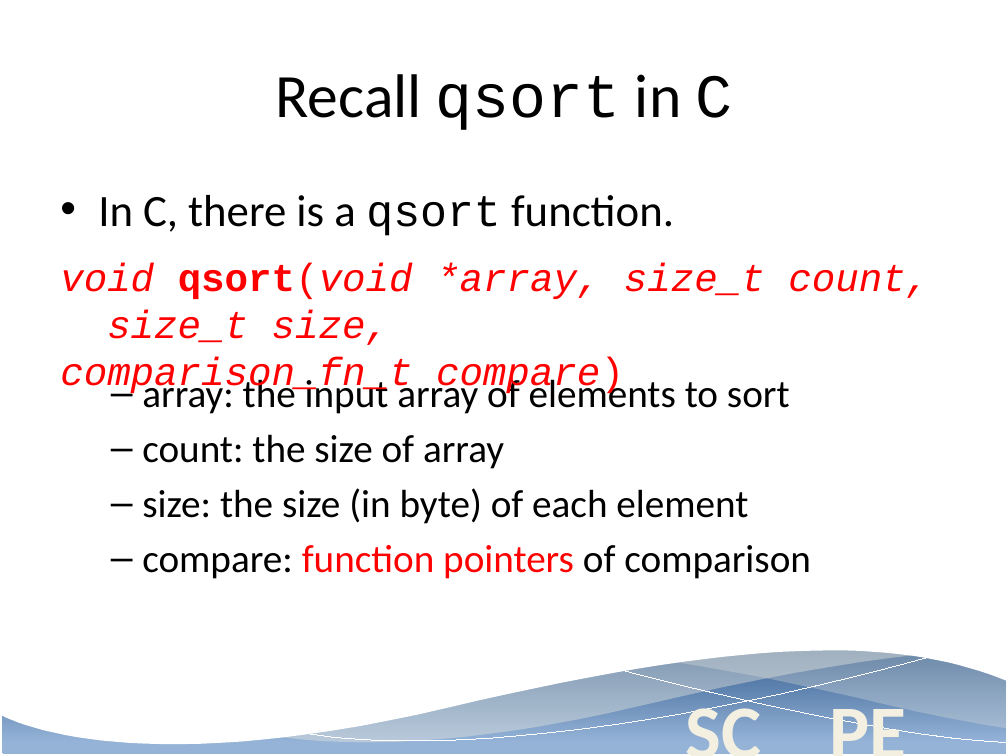
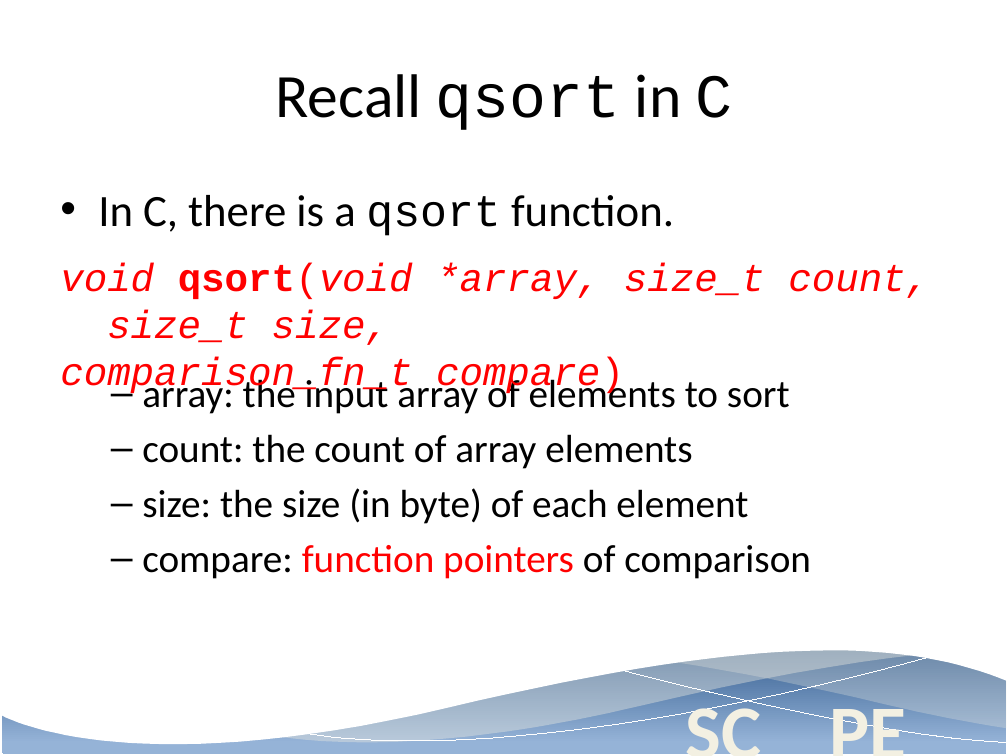
Before and after one commit to AceBenson/ProgrammingII, a slide deck: slide 14 of Lecture/Week12/Week13.pptx. Drawn at 1008x756 pixels with LibreOffice and Linux fonts; fonts in the diff are those of the drawing; background and template pictures are left out. Boxes give left, top, right and bottom in pixels: in the first picture for what was removed or moved away, otherwise in the second. Text is boxed around its words. In the diff, an @@ line names an element or a change of style, - is before the commit and + after.

```diff
--- a/Lecture/Week12/Week13.pptx
+++ b/Lecture/Week12/Week13.pptx
@@ text at [142, 434, 692, 469]: text changed @@
-  – count: the size of array
+  – count: the count of array elements
```
Also in this commit, not shown: 9 other files.
